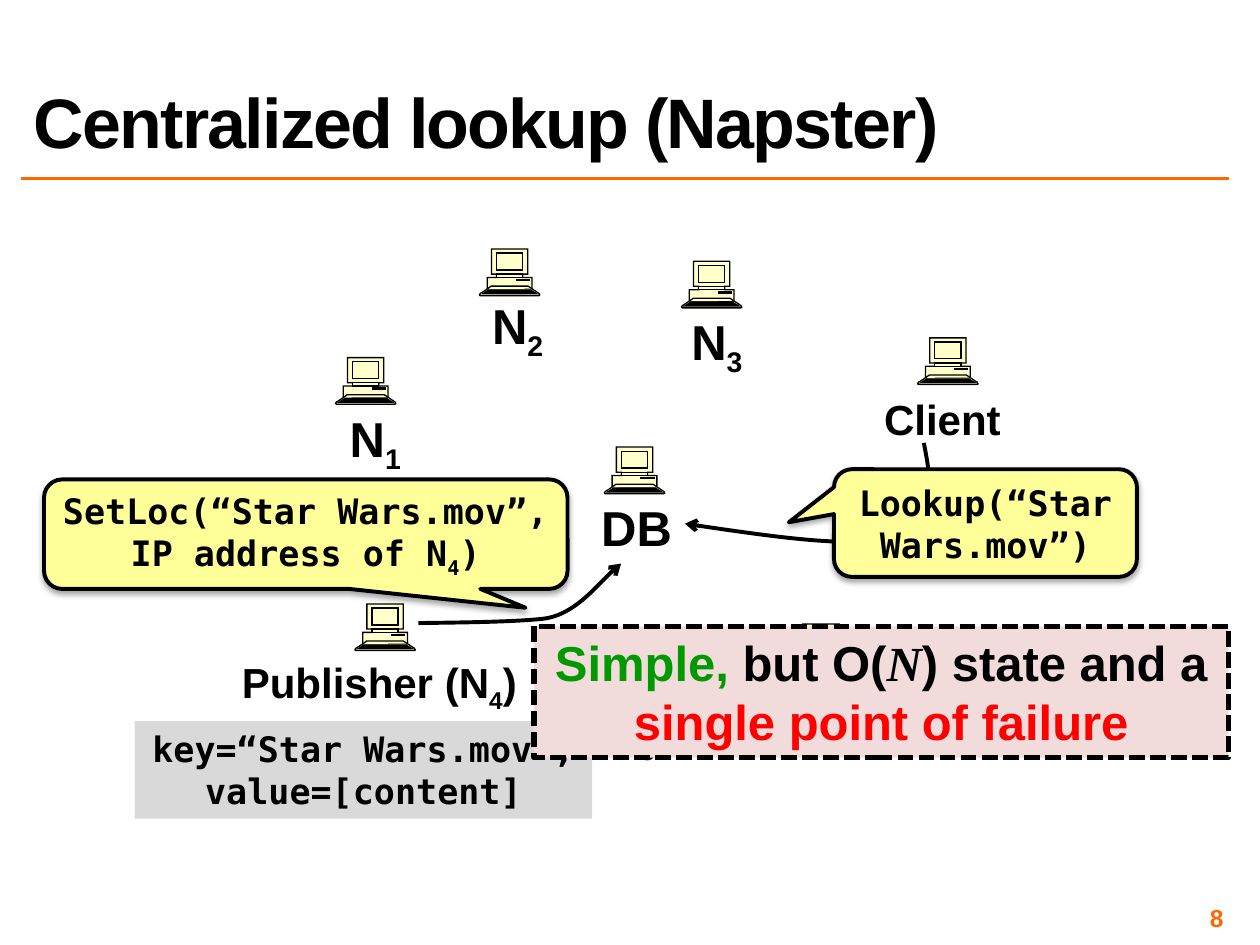
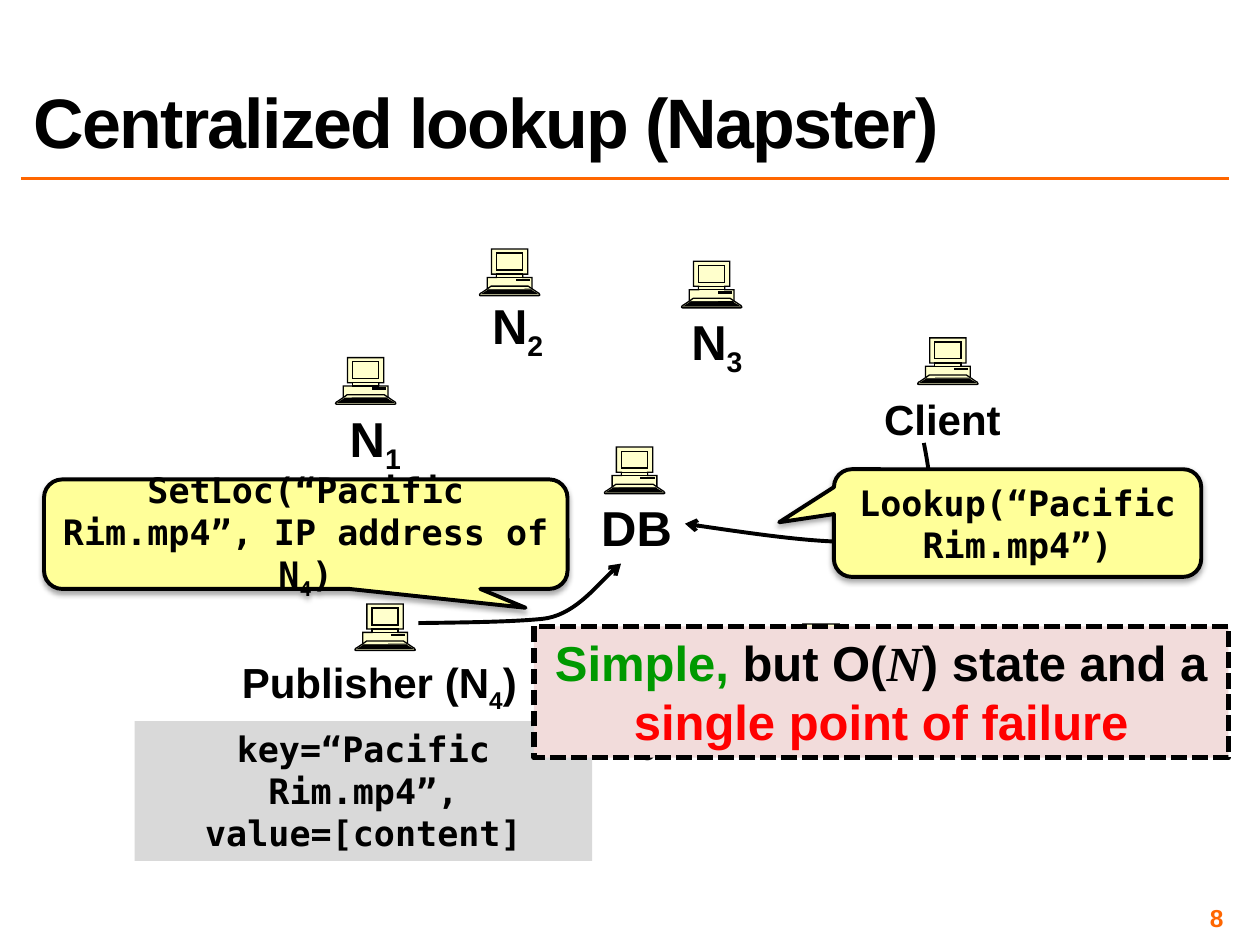
Before and after one commit to COS518/cos518.github.io, a slide deck: slide 8 of docs/L15-dhts.pptx. Drawn at 1260x945 pixels with LibreOffice and Linux fonts; fonts in the diff are those of the drawing. Boxes give left, top, right and bottom in pixels: in the first picture for what was removed or moved away, otherwise in the second. Text is boxed around its words. In the diff, an @@ line names an element or a change of style, - is before the commit and + after.

Commit message:
Add presentations

```diff
--- a/docs/L15-dhts.pptx
+++ b/docs/L15-dhts.pptx
@@ text in rounded speech box at [63, 475, 548, 553]: text changed @@
-SetLoc(“Star Wars.mov”, IP address of N4)
+SetLoc(“Pacific Rim.mp4”, IP address of N4)
@@ rounded speech box "Lookup(“Pacific Rim.mp4”)": place and size @@
-rounded speech box "Lookup(“Pacific Rim.mp4”)" at [834, 469, 1137, 576]
+rounded speech box "Lookup(“Pacific Rim.mp4”)" at [834, 469, 1202, 576]
@@ text in rounded speech box at [859, 488, 1176, 566]: text changed @@
-Lookup(“Star Wars.mov”)
+Lookup(“Pacific Rim.mp4”)
@@ rectangle "key=“Pacific Rim.mp4”, value=[content]": place and size @@
-rectangle "key=“Pacific Rim.mp4”, value=[content]" at [135, 721, 592, 818]
+rectangle "key=“Pacific Rim.mp4”, value=[content]" at [135, 721, 592, 861]
@@ text in rectangle at [205, 734, 522, 851]: text changed @@
-key=“Star Wars.mov”, value=[content]
+key=“Pacific Rim.mp4”, value=[content]
```
Also in this commit, not shown: 2 other slides changed, 4 other files.
